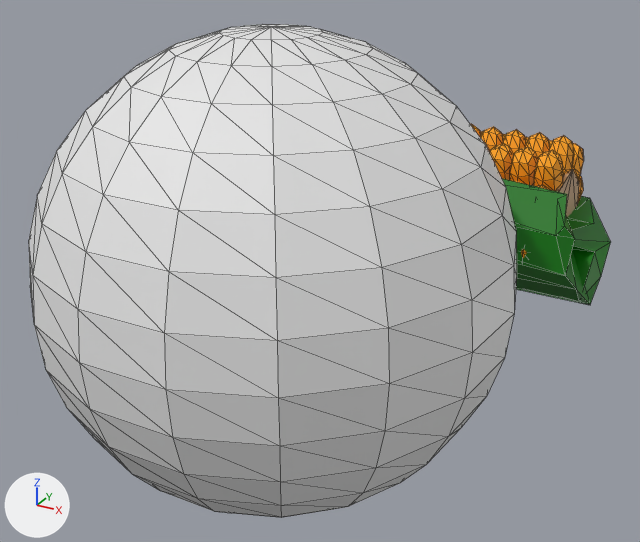
A saved change to the glTF model reusables/collectables/corn.glb.
The view is the same before and after, from a 50 mm camera at (0.271, -0.435, 0.225) aimed at (0.003, 0.051, -0.019). The axes (+X, +Y, +Z) are drawn at lower left. The lights are the same throughout. Mesh edges are drawn as thin lines. Where no turn or scale is listed for an object, it has been applied to the vertices.
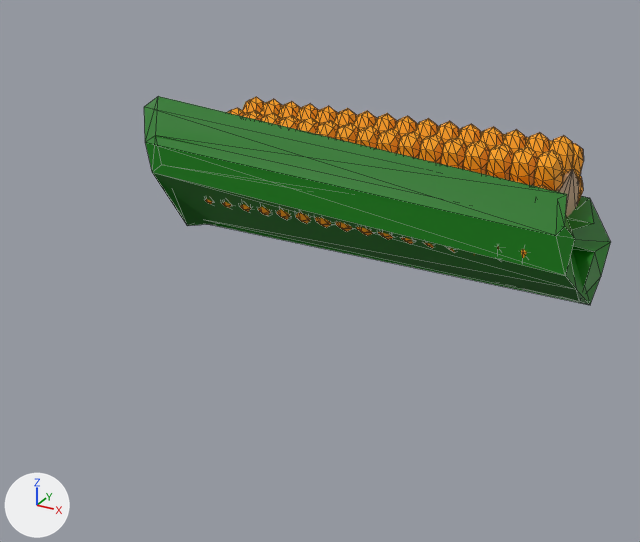
What differs and where, as boxes [x1, y1, x2, y2] in the pictures (640 x 542 px):
'SIZE_REFERENCE', deleted
    before: [29, 24, 517, 518]
'Cube.096', unchanged, uncovered by the edit
    before: [502, 179, 611, 305]
    after: [144, 96, 611, 305]

Patch to the scene script:
```diff
--- a/reusables/collectables/corn.glb.py
+++ b/reusables/collectables/corn.glb.py
@@ ob_size_reference @@
-ob_size_reference = bpy.data.objects.new('SIZE_REFERENCE', me_sphere)
-ob_size_reference.location = (0.0, 0.0, 0.0)
```
